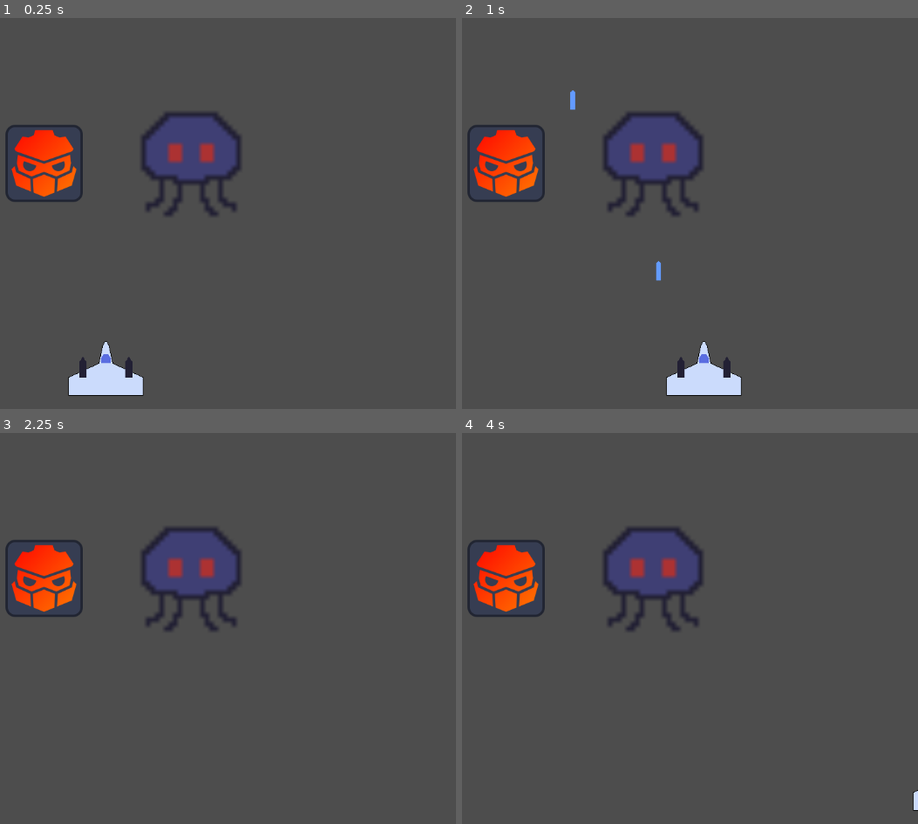
Above: before the commit, frames 1-4 (two rows, left to right).
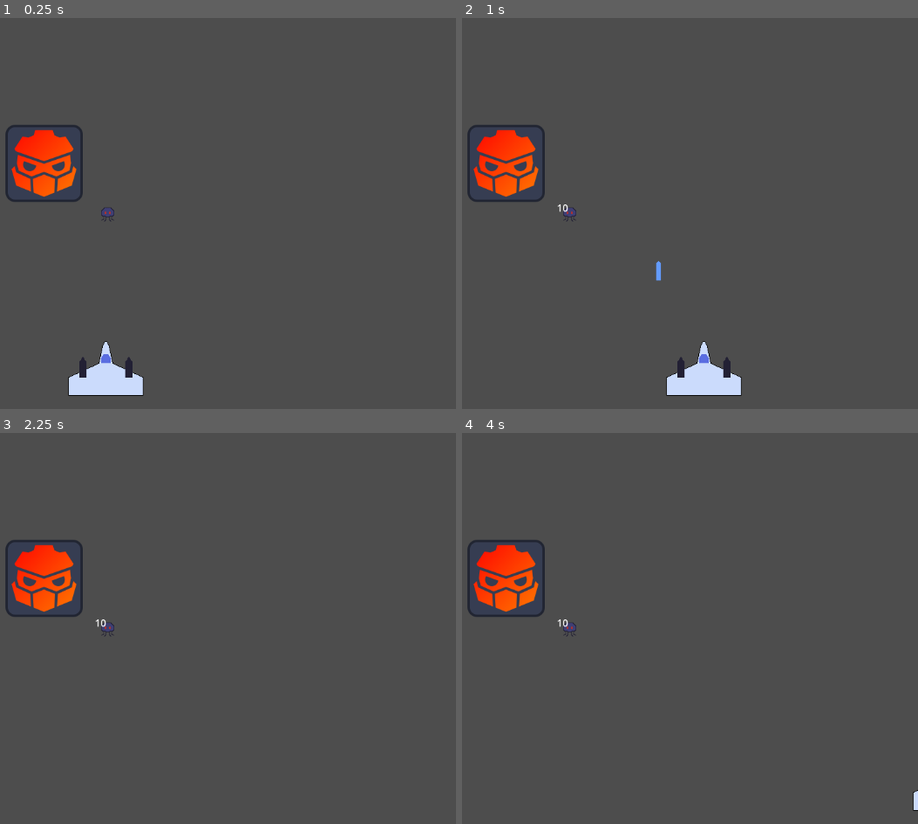
Above: after the commit, the same moments.

Repository: Tamicktom/simple-space-shooter
Game: Godot game, scene res://levels/level-1.tscn
The game is run twice, just before and just after one commit, with the same random seed, the same clock (stepped at 60 frames per second) and the same inputs.
Inputs (mouse positions are in pixels of both pictures, inside the frame that each line leads up to):
- Up to frame 1 (0.25 s): no input
- Up to frame 2 (1 s): tap Enter at 0.5 s; move the mouse to (721, 193) at 0.52 s; press the mouse at (721, 193) at 0.53 s; hold Right (right) from 0.53 s (still down)
- Up to frame 3 (2.25 s): move the mouse to (outside the picture) at 1.27 s; release Right (right) at 1.28 s; release the mouse at (outside the picture) at 1.28 s; hold Down (down) 1.28-2.03 s; click (outside the picture) at 1.35 s; move the mouse to (177, 542) at 2.02 s; press the mouse at (177, 542) at 2.03 s; hold Right (right) from 2.03 s (still down)
- Up to frame 4 (4 s): move the mouse to (534, 706) at 2.77 s; release Right (right) at 2.78 s; release the mouse at (534, 706) at 2.78 s; hold W (up) 2.78-3.53 s; click (534, 706) at 2.85 s; move the mouse to (776, 687) at 3.52 s; press the mouse at (776, 687) at 3.53 s; hold Left (left) from 3.53 s (still down)

The runs differ from the first frame. In frame 1, 3.8% of the frame differs, in the area x 22-53%, y 24-52%; in frame 2, 3.9%, in the area x 21-53%, y 18-52%; in frame 3, 3.8%; in frame 4, 3.8%.

Commit message:
show hit numbers

Diff:
--- /dev/null
+++ b/components/DamageNumberComponent.tscn
@@ -0,0 +1,6 @@
+[gd_scene load_steps=2 format=3 uid="uid://ceagx7b363q6c"]
+
+[ext_resource type="Script" path="res://components/damage_number_component.gd" id="1_668ew"]
+
+[node name="DamageNumberComponent" type="Node2D"]
+script = ExtResource("1_668ew")
--- /dev/null
+++ b/components/DamageNumberLabelComponent.tscn
@@ -0,0 +1,35 @@
+[gd_scene load_steps=2 format=3 uid="uid://cnejyo5sqcmbi"]
+
+[ext_resource type="Script" path="res://components/damage_number_label_component.gd" id="1_h8e37"]
+
+[node name="DamageNumberLabelComponent" type="Node2D"]
+script = ExtResource("1_h8e37")
+
+[node name="Control" type="Control" parent="."]
+layout_mode = 3
+anchors_preset = 8
+anchor_left = 0.5
+anchor_top = 0.5
+anchor_right = 0.5
+anchor_bottom = 0.5
+offset_left = -20.0
+offset_top = -20.0
+offset_right = 20.0
+offset_bottom = 20.0
+grow_horizontal = 2
+grow_vertical = 2
+size_flags_horizontal = 4
+size_flags_vertical = 4
+
+[node name="CenterContainer" type="CenterContainer" parent="Control"]
+layout_mode = 0
+offset_right = 40.0
+offset_bottom = 40.0
+
+[node name="RichTextLabel" type="RichTextLabel" parent="Control/CenterContainer"]
+layout_mode = 2
+size_flags_horizontal = 4
+size_flags_vertical = 4
+text = "0"
+fit_content = true
+autowrap_mode = 0
--- /dev/null
+++ b/components/DamageNumberPositionComponent.tscn
@@ -0,0 +1,6 @@
+[gd_scene load_steps=2 format=3 uid="uid://d0i0cf8tlo4kg"]
+
+[ext_resource type="Script" path="res://components/damage_number_position_component.gd" id="1_mw2c4"]
+
+[node name="DamageNumberPositionComponent" type="Marker2D"]
+script = ExtResource("1_mw2c4")
--- /dev/null
+++ b/components/damage_number_component.gd
@@ -0,0 +1,18 @@
+extends Node2D
+
+class_name DamageNumberComponent;
+
+@onready var damage_label = preload("res://components/DamageNumberLabelComponent.tscn");
+
+func show_damage_number(attack_damage: int) -> void:
+	# grab all the children
+	var children: Array[Node] = get_children();
+
+	# select a random child
+	var selected_child: Node = children[randi() % children.size()];
+
+	if selected_child is DamageNumberPositionComponent:
+		var child_position: Vector2 = selected_child.position;
+		var damage_number_label: DamageNumberLabelComponent = damage_label.instantiate();
+		damage_number_label.show_damage_number(attack_damage, child_position);
+		call_deferred("add_child", damage_number_label);
--- /dev/null
+++ b/components/damage_number_label_component.gd
@@ -0,0 +1,8 @@
+extends Node2D
+
+class_name DamageNumberLabelComponent;
+
+func show_damage_number(attack_damage: int, pos: Vector2) -> void:
+	var damage_label: RichTextLabel = $Control/CenterContainer/RichTextLabel;
+	damage_label.text = str(attack_damage);
+	position = pos;
--- /dev/null
+++ b/components/damage_number_position_component.gd
@@ -0,0 +1,3 @@
+extends Marker2D
+
+class_name DamageNumberPositionComponent;
--- a/components/health_component.gd
+++ b/components/health_component.gd
@@ -7,5 +7,11 @@
 
 func damage(attack_damage: int) -> void:
 	health -= attack_damage;
+
+	# verify if the parent has a DamageNumberComponent as a child
+	var damage_number_component: DamageNumberComponent = get_parent().get_node_or_null("DamageNumberComponent");
+	if damage_number_component:
+		damage_number_component.show_damage_number(attack_damage);
+
 	if health <= 0:
 		get_parent().queue_free();
--- a/enemies/monster.tscn
+++ b/enemies/monster.tscn
@@ -1,8 +1,10 @@
-[gd_scene load_steps=5 format=3 uid="uid://dlyg7spmllrw4"]
+[gd_scene load_steps=7 format=3 uid="uid://dlyg7spmllrw4"]
 
 [ext_resource type="Texture2D" uid="uid://dqp8j2mbaidfs" path="res://raw-sprites/enemy-1.png" id="1_nl03e"]
 [ext_resource type="PackedScene" uid="uid://bienh027tg8a2" path="res://components/HealthComponent.tscn" id="2_ibo3u"]
 [ext_resource type="PackedScene" uid="uid://qxuolg0mht4v" path="res://components/HitboxComponent.tscn" id="3_dw3t3"]
+[ext_resource type="PackedScene" uid="uid://ceagx7b363q6c" path="res://components/DamageNumberComponent.tscn" id="4_7nkay"]
+[ext_resource type="PackedScene" uid="uid://d0i0cf8tlo4kg" path="res://components/DamageNumberPositionComponent.tscn" id="5_wr1vn"]
 
 [sub_resource type="CapsuleShape2D" id="CapsuleShape2D_pa4op"]
 radius = 7.0
@@ -31,3 +33,17 @@
 position = Vector2(0, -2)
 rotation = 1.5708
 shape = SubResource("CapsuleShape2D_pa4op")
+
+[node name="DamageNumberComponent" parent="." instance=ExtResource("4_7nkay")]
+
+[node name="DamageNumberPositionComponent4" parent="DamageNumberComponent" instance=ExtResource("5_wr1vn")]
+position = Vector2(11, 5)
+
+[node name="DamageNumberPositionComponent3" parent="DamageNumberComponent" instance=ExtResource("5_wr1vn")]
+position = Vector2(-11, 5)
+
+[node name="DamageNumberPositionComponent2" parent="DamageNumberComponent" instance=ExtResource("5_wr1vn")]
+position = Vector2(-11, -9)
+
+[node name="DamageNumberPositionComponent" parent="DamageNumberComponent" instance=ExtResource("5_wr1vn")]
+position = Vector2(11, -9)
--- a/levels/level-1.tscn
+++ b/levels/level-1.tscn
@@ -25,8 +25,6 @@
 [node name="enemies" type="Node2D" parent="."]
 
 [node name="Monster" parent="enemies" instance=ExtResource("4_a6tn4")]
-position = Vector2(138, -93)
-scale = Vector2(7.48, 7.48)
 
 [node name="barriers" type="Node2D" parent="."]
 
